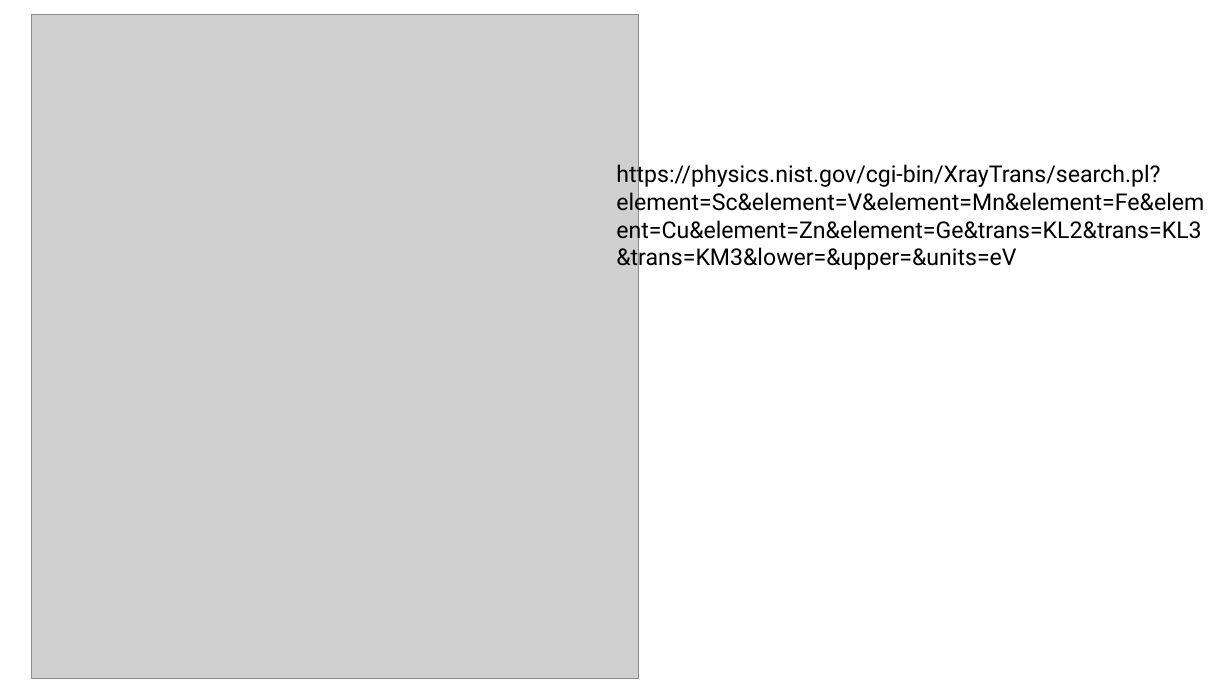
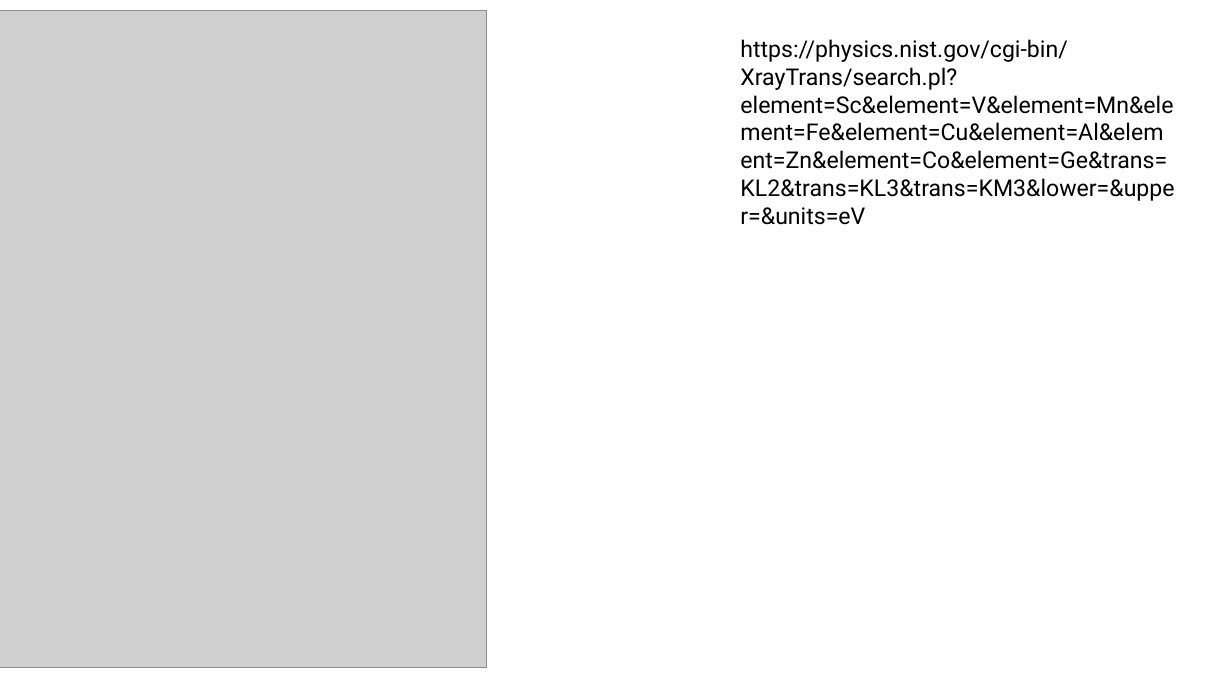
Before and after one commit to gmondee/NeLike, a slide deck: slide 2 of LineID_20240723.pptx. Drawn at 1232x693 pixels with LibreOffice and Linux fonts; fonts in the diff are those of the drawing; grey boxes stand for pictures. Boxes give left, top, right and bottom in pixels: in the first picture for what was removed or moved away, otherwise in the second. Text is boxed around its words. In the diff, an @@ line names an element or a change of style, - is before the commit and + after.

```diff
--- a/LineID_20240723.pptx
+++ b/LineID_20240723.pptx
@@ picture: place and size @@
-picture at bbox=[31, 15, 639, 678]
+picture at bbox=[0, 10, 487, 667]
@@ text at bbox=[740, 39, 1174, 225]: text changed @@
-https://physics.nist.gov/cgi-bin/XrayTrans/search.pl?element=Sc&element=V&element=Mn&element=Fe&element=Cu&element=Zn&element=Ge&trans=KL2&trans=KL3&trans=KM3&lower=&upper=&units=eV
+https://physics.nist.gov/cgi-bin/XrayTrans/search.pl?element=Sc&element=V&element=Mn&element=Fe&element=Cu&element=Al&element=Zn&element=Co&element=Ge&trans=KL2&trans=KL3&trans=KM3&lower=&upper=&units=eV
```
Also in this commit, not shown: 2 other files.
